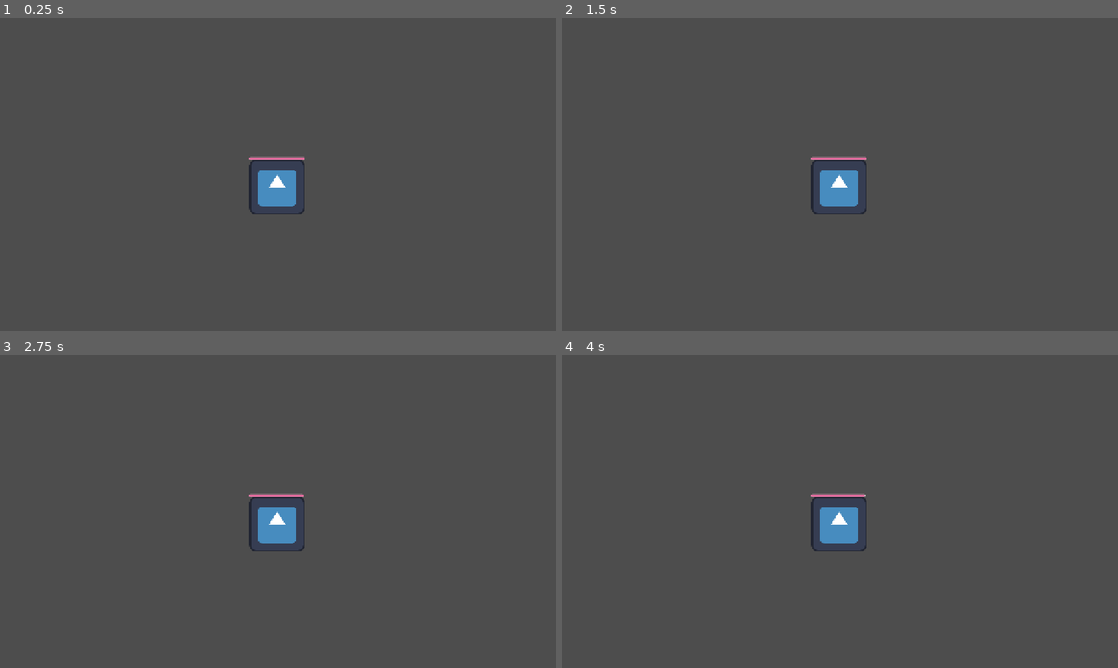
Above: before the commit, frames 1-4 (two rows, left to right).
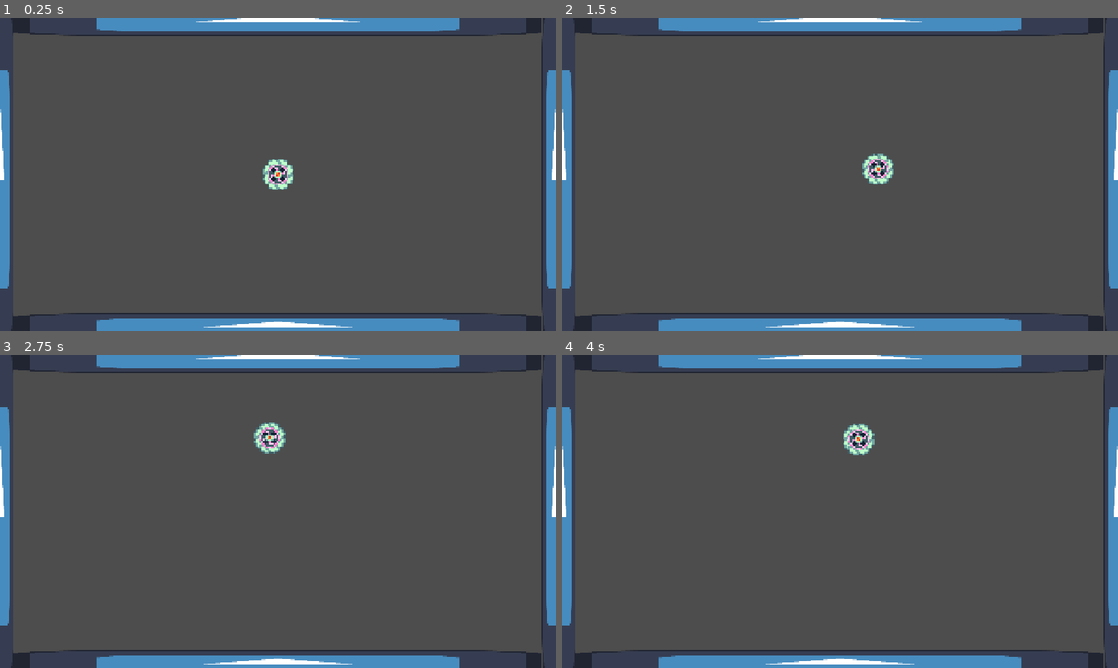
Above: after the commit, the same moments.

Repository: We-ALL-Play-Warthunder-Not-Just-Me/verySeriousSpinningCottonCandyGame
Game: Godot game, scene res://main_game.tscn
The game is run twice, just before and just after one commit, with the same random seed, the same clock (stepped at 60 frames per second) and the same inputs. The engine's default icon, where the game draws it, is replaced by a stand-in: a white triangle on a blue panel in a dark square.
Inputs (mouse positions are in pixels of both pictures, inside the frame that each line leads up to):
- Up to frame 1 (0.25 s): no input
- Up to frame 2 (1.5 s): tap Enter at 0.5 s; move the mouse to (962, 158) at 0.52 s; press the mouse at (962, 158) at 0.53 s; tap Space at 1.25 s; move the mouse to (728, 190) at 1.27 s; release the mouse at (728, 190) at 1.28 s; click (728, 190) at 1.35 s
- Up to frame 3 (2.75 s): move the mouse to (333, 442) at 2.02 s; press the mouse at (333, 442) at 2.03 s
- Up to frame 4 (4 s): move the mouse to (812, 574) at 2.77 s; release the mouse at (812, 574) at 2.78 s; click (812, 574) at 2.85 s; move the mouse to (1006, 558) at 3.52 s; press the mouse at (1006, 558) at 3.53 s

The runs differ from the first frame. In frame 1, 11% of the frame differs, in the area x 0-100%, y 0-100%; in frame 2, 11%; in frame 3, 11%; in frame 4, 11%.

Commit message:
Player Basics
I got the forces going, it just needs to be refined as it's not perfectly controllable yet.

Diff:
--- a/Player/Player.tscn
+++ b/Player/Player.tscn
@@ -1,10 +1,69 @@
 [gd_scene format=3 uid="uid://c1kjh2bp3nhq6"]
 
 [ext_resource type="Script" uid="uid://uflgtvyrjjt" path="res://Common/HealthComponent.gd" id="1_3qydi"]
+[ext_resource type="Texture2D" uid="uid://b5vt0cqh3e4wk" path="res://Assets/Images/Very Serious Player.png" id="1_ddoul"]
+[ext_resource type="Script" uid="uid://buuube8f227ie" path="res://Player/player_rigid.gd" id="2_8g4oa"]
 [ext_resource type="PackedScene" uid="uid://civ3c53lbsq3g" path="res://Common/HealthBar.tscn" id="2_q3lat"]
 [ext_resource type="Script" uid="uid://dbd78rwuw5wsu" path="res://Common/decay_timer.gd" id="2_tok1r"]
 
-[node name="Player" type="Node2D" unique_id=2021730916]
+[sub_resource type="PhysicsMaterial" id="PhysicsMaterial_xu11e"]
+friction = 0.0
+bounce = 1.0
+
+[sub_resource type="Animation" id="Animation_8g4oa"]
+resource_name = "PlayerSpinHigh"
+length = 0.1
+loop_mode = 1
+tracks/0/type = "value"
+tracks/0/imported = false
+tracks/0/enabled = true
+tracks/0/path = NodePath(".:rotation")
+tracks/0/interp = 1
+tracks/0/loop_wrap = true
+tracks/0/keys = {
+"times": PackedFloat32Array(0, 0.025, 0.05, 0.075, 0.1),
+"transitions": PackedFloat32Array(1, 1, 1, 1, 1),
+"update": 0,
+"values": [0.0, 0.7853982, 1.5707964, 2.3561945, 3.1415927]
+}
+
+[sub_resource type="Animation" id="Animation_6ysni"]
+length = 0.001
+tracks/0/type = "value"
+tracks/0/imported = false
+tracks/0/enabled = true
+tracks/0/path = NodePath(".:rotation")
+tracks/0/interp = 1
+tracks/0/loop_wrap = true
+tracks/0/keys = {
+"times": PackedFloat32Array(0),
+"transitions": PackedFloat32Array(1),
+"update": 0,
+"values": [0.0]
+}
+
+[sub_resource type="AnimationLibrary" id="AnimationLibrary_vlldt"]
+_data = {
+&"PlayerSpinHigh": SubResource("Animation_8g4oa"),
+&"RESET": SubResource("Animation_6ysni")
+}
+
+[sub_resource type="CircleShape2D" id="CircleShape2D_b8qva"]
+radius = 9.0
+
+[node name="RigidBody2D" type="RigidBody2D" unique_id=222236015]
+physics_material_override = SubResource("PhysicsMaterial_xu11e")
+script = ExtResource("2_8g4oa")
+
+[node name="VerySeriousPlayer" type="Sprite2D" parent="." unique_id=1977203792]
+texture = ExtResource("1_ddoul")
+
+[node name="PlayerAnimations" type="AnimationPlayer" parent="VerySeriousPlayer" unique_id=1327218308]
+libraries/ = SubResource("AnimationLibrary_vlldt")
+autoplay = &"PlayerSpinHigh"
+
+[node name="CollisionShape2D" type="CollisionShape2D" parent="." unique_id=1578528933]
+shape = SubResource("CircleShape2D_b8qva")
 
 [node name="HealthComponent" type="Node" parent="." unique_id=627178191]
 script = ExtResource("1_3qydi")
@@ -16,6 +75,7 @@
 metadata/_custom_type_script = "uid://dbd78rwuw5wsu"
 
 [node name="CanvasLayer" type="CanvasLayer" parent="." unique_id=103509141]
+visible = false
 
 [node name="HealthBar" parent="CanvasLayer" unique_id=103673131 node_paths=PackedStringArray("health") instance=ExtResource("2_q3lat")]
 health = NodePath("../../HealthComponent")
--- /dev/null
+++ b/Player/player_rigid.gd
@@ -0,0 +1,25 @@
+extends RigidBody2D
+
+var mouse_position
+var amplifier = 100
+
+# Called when the node enters the scene tree for the first time.
+func _ready() -> void:
+	pass # Replace with function body.
+
+
+# Called every frame. 'delta' is the elapsed time since the previous frame.
+func _process(delta: float) -> void:
+	if Input.is_action_pressed("MouseLeftClick"):
+		mouse_position = get_global_mouse_position()
+		print("Hold!")
+		print("Mouse Position: ", mouse_position)
+		var distance = self.position.distance_to(mouse_position)
+		print("Distance From Player: ", distance)
+
+	if Input.is_action_just_released("MouseLeftClick"):
+		print("Send!")
+		var x_force = (self.position.x - mouse_position.x) * amplifier
+		var y_force = (self.position.y - mouse_position.y) * amplifier
+		var total_force = Vector2(x_force, y_force)
+		self.apply_force(total_force)
--- a/main_game.tscn
+++ b/main_game.tscn
@@ -1,8 +1,59 @@
 [gd_scene format=3 uid="uid://d1143h5fnthge"]
 
 [ext_resource type="PackedScene" uid="uid://brc06ptlg8lg2" path="res://Enemies/TestEnemy1.tscn" id="1_1oj5k"]
+[ext_resource type="PackedScene" uid="uid://c1kjh2bp3nhq6" path="res://Player/Player.tscn" id="2_yx7mw"]
+[ext_resource type="Texture2D" uid="uid://d1piy38h5wsfi" path="res://Assets/Images/icon.svg" id="3_ykeeq"]
+
+[sub_resource type="RectangleShape2D" id="RectangleShape2D_tsdbm"]
+size = Vector2(128, 128.00002)
 
 [node name="MainGame" type="Node" unique_id=2037128485]
 
 [node name="TestEnemy1" parent="." unique_id=161224678 instance=ExtResource("1_1oj5k")]
+visible = false
 position = Vector2(638, 389)
+
+[node name="Player" parent="." unique_id=2021730916 instance=ExtResource("2_yx7mw")]
+
+[node name="Camera2D" type="Camera2D" parent="." unique_id=1344449492]
+zoom = Vector2(4, 4)
+
+[node name="Wall" type="Sprite2D" parent="." unique_id=1859348462]
+position = Vector2(-160.00002, 2.861023e-06)
+scale = Vector2(0.12499985, 1.4999999)
+texture = ExtResource("3_ykeeq")
+
+[node name="StaticBody2D" type="StaticBody2D" parent="Wall" unique_id=1939332676]
+
+[node name="CollisionShape2D" type="CollisionShape2D" parent="Wall/StaticBody2D" unique_id=1560264936]
+shape = SubResource("RectangleShape2D_tsdbm")
+
+[node name="Wall2" type="Sprite2D" parent="." unique_id=1273033268]
+position = Vector2(159.99998, 2.861023e-06)
+scale = Vector2(0.12499985, 1.4999999)
+texture = ExtResource("3_ykeeq")
+
+[node name="StaticBody2D" type="StaticBody2D" parent="Wall2" unique_id=2041136269]
+
+[node name="CollisionShape2D" type="CollisionShape2D" parent="Wall2/StaticBody2D" unique_id=291977108]
+shape = SubResource("RectangleShape2D_tsdbm")
+
+[node name="Wall3" type="Sprite2D" parent="." unique_id=1724642182]
+position = Vector2(4.7683716e-07, 88)
+scale = Vector2(2.375, 0.124999925)
+texture = ExtResource("3_ykeeq")
+
+[node name="StaticBody2D" type="StaticBody2D" parent="Wall3" unique_id=1118499169]
+
+[node name="CollisionShape2D" type="CollisionShape2D" parent="Wall3/StaticBody2D" unique_id=1788862477]
+shape = SubResource("RectangleShape2D_tsdbm")
+
+[node name="Wall4" type="Sprite2D" parent="." unique_id=1631744023]
+position = Vector2(4.7683716e-07, -88)
+scale = Vector2(2.375, 0.124999925)
+texture = ExtResource("3_ykeeq")
+
+[node name="StaticBody2D" type="StaticBody2D" parent="Wall4" unique_id=709376621]
+
+[node name="CollisionShape2D" type="CollisionShape2D" parent="Wall4/StaticBody2D" unique_id=863769656]
+shape = SubResource("RectangleShape2D_tsdbm")
Not shown, added: Player/player_rigid.gd.uid
